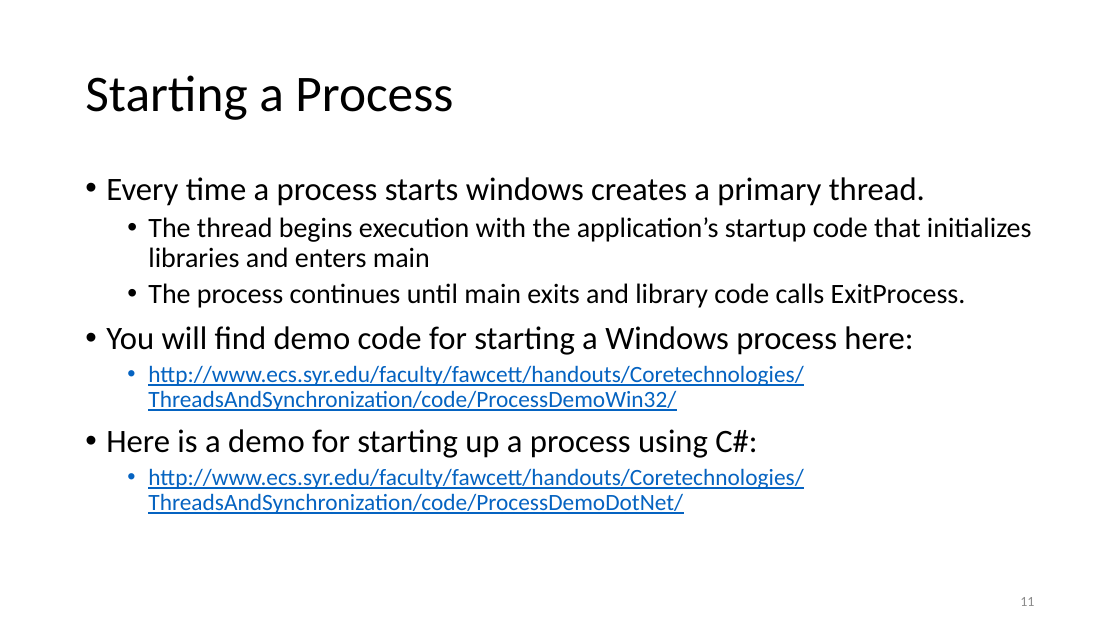
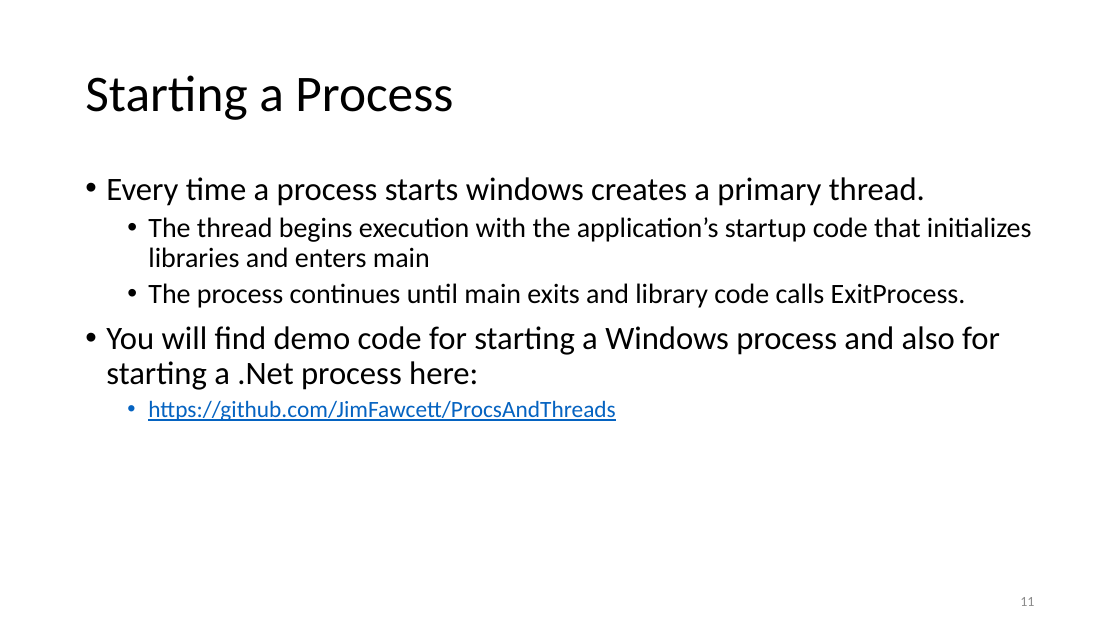
Before and after one commit to JimFawcett/JimFawcett.github.io, a slide deck: slide 11 of Resources/ThreadsWinAndCpp11.pptx. Drawn at 1120x630 pixels with LibreOffice and Linux fonts; fonts in the diff are those of the drawing. Boxes give left, top, right and bottom in pixels: in the first picture for what was removed or moved away, otherwise in the second. Text is boxed around its words. In the diff, an @@ line names an element or a change of style, - is before the commit and + after.

Commit message:
modified threads pdf

```diff
--- a/Resources/ThreadsWinAndCpp11.pptx
+++ b/Resources/ThreadsWinAndCpp11.pptx
@@ text at box(106, 326, 1000, 421): text changed; size 20 to 28 pt; text colour #0563C1 to #000000 @@
-• You will find demo code for starting a Windows process here:
-  • http://www.ecs.syr.edu/faculty/fawcett/handouts/Coretechnologies/ThreadsAndSynchronization/code/ProcessDemoWin32/
-• Here is a demo for starting up a process using C#:
-  • http://www.ecs.syr.edu/faculty/fawcett/handouts/Coretechnologies/ThreadsAndSynchronization/code/ProcessDemoDotNet/
+• You will find demo code for starting a Windows process and also for starting a .Net process here:
+  • https://github.com/JimFawcett/ProcsAndThreads
```
Also in this commit, not shown: 1 other slide changed, 2 other files.
